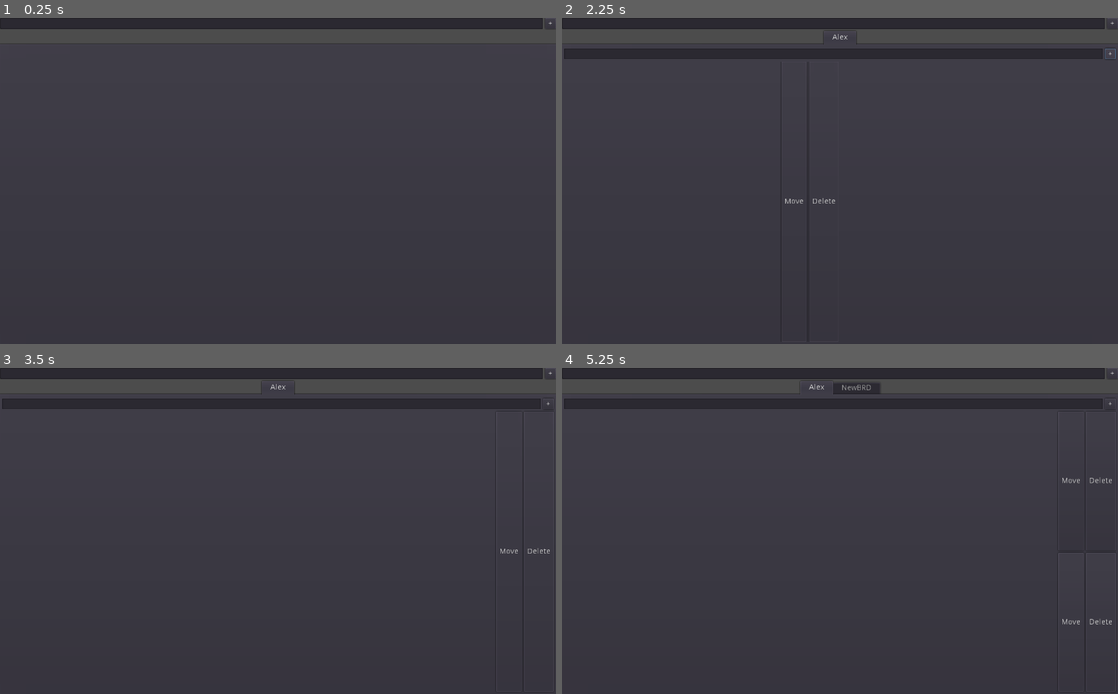
Above: before the commit, frames 1-4 (two rows, left to right).
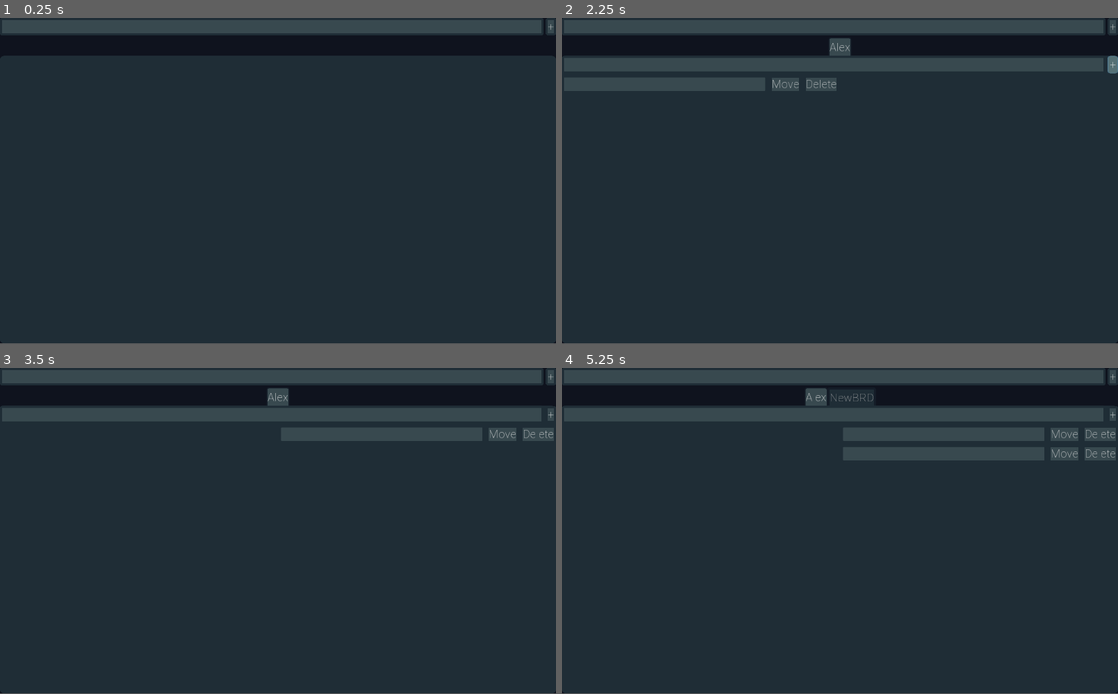
Above: after the commit, the same moments.

Repository: FunNoober/BRD-Sharp
Game: Godot game, scene res://assets/scenes/Main.tscn
Same seed, same stepped clock (60 frames per second), same inputs: the game is played once before the commit and once after it.
Inputs (mouse positions are in pixels of both pictures, inside the frame that each line leads up to):
- Up to frame 1 (0.25 s): no input
- Up to frame 2 (2.25 s): click (834, 24) at 0.52 s; type "Alex" at 0.6 s; click "+" at 1.25 s; click "+" at 2 s
- Up to frame 3 (3.5 s): click "Move" at 2.75 s
- Up to frame 4 (5.25 s): click "+" at 3.5 s; click "+" at 4.25 s; click "Move" at 5 s
In our replay, the window is 800x469 before the commit and 800x468 after it. These sizes can differ from the game's own. Grey fills any space a smaller window leaves; there, only what the larger window draws over its background counts as a difference.

The runs differ from the first frame. In frame 1, 87% of the frame differs, in the area x 0-100%, y 0-100%; in frame 2, 79%; in frame 3, 79%; in frame 4, 77%.

Commit message:
Theming

Diff:
--- a/assets/prefabs/NewBRD.tscn
+++ b/assets/prefabs/NewBRD.tscn
@@ -1,10 +1,12 @@
-[gd_scene load_steps=2 format=2]
+[gd_scene load_steps=3 format=2]
 
 [ext_resource path="res://scripts/NewBRD.gd" type="Script" id=1]
+[ext_resource path="res://assets/themes/MainTheme.tres" type="Theme" id=2]
 
 [node name="NewBRD" type="Tabs"]
 anchor_right = 1.0
 anchor_bottom = 1.0
+theme = ExtResource( 2 )
 script = ExtResource( 1 )
 
 [node name="VBoxContainer" type="VBoxContainer" parent="."]
@@ -15,21 +17,21 @@
 
 [node name="HBoxContainer" type="HBoxContainer" parent="VBoxContainer"]
 margin_right = 1024.0
-margin_bottom = 20.0
+margin_bottom = 27.0
 
-[node name="NewItemText" type="TextEdit" parent="VBoxContainer/HBoxContainer"]
-margin_right = 1000.0
-margin_bottom = 20.0
+[node name="NewItemText" type="LineEdit" parent="VBoxContainer/HBoxContainer"]
+margin_right = 1003.0
+margin_bottom = 27.0
 size_flags_horizontal = 3
 
 [node name="AddItemButton" type="Button" parent="VBoxContainer/HBoxContainer"]
-margin_left = 1004.0
+margin_left = 1007.0
 margin_right = 1024.0
-margin_bottom = 20.0
+margin_bottom = 27.0
 text = "+"
 
 [node name="Columns" type="HBoxContainer" parent="VBoxContainer"]
-margin_top = 24.0
+margin_top = 31.0
 margin_right = 1024.0
 margin_bottom = 600.0
 size_flags_horizontal = 3
@@ -37,13 +39,13 @@
 
 [node name="ToDoColumnScrollContainer" type="ScrollContainer" parent="VBoxContainer/Columns"]
 margin_right = 510.0
-margin_bottom = 576.0
+margin_bottom = 569.0
 size_flags_horizontal = 3
 size_flags_vertical = 3
 
 [node name="ToDoColumn" type="VBoxContainer" parent="VBoxContainer/Columns/ToDoColumnScrollContainer"]
 margin_right = 510.0
-margin_bottom = 576.0
+margin_bottom = 569.0
 rect_pivot_offset = Vector2( -454, 111 )
 size_flags_horizontal = 3
 size_flags_vertical = 3
@@ -51,7 +53,7 @@
 [node name="DoneColumn" type="VBoxContainer" parent="VBoxContainer/Columns"]
 margin_left = 514.0
 margin_right = 1024.0
-margin_bottom = 576.0
+margin_bottom = 569.0
 rect_pivot_offset = Vector2( -454, 111 )
 size_flags_horizontal = 3
 size_flags_vertical = 3
--- a/assets/prefabs/NewItem.tscn
+++ b/assets/prefabs/NewItem.tscn
@@ -1,37 +1,37 @@
-[gd_scene load_steps=2 format=2]
+[gd_scene load_steps=3 format=2]
 
 [ext_resource path="res://scripts/NewItem.gd" type="Script" id=1]
+[ext_resource path="res://assets/themes/MainTheme.tres" type="Theme" id=2]
 
 [node name="NewItem" type="HBoxContainer"]
 anchor_right = 1.0
 anchor_bottom = 1.0
-size_flags_horizontal = 3
-size_flags_vertical = 3
+margin_bottom = -573.0
+theme = ExtResource( 2 )
 script = ExtResource( 1 )
 
 [node name="Contents" type="Label" parent="."]
-margin_top = 293.0
-margin_right = 833.0
-margin_bottom = 307.0
+margin_right = 845.0
+margin_bottom = 27.0
 size_flags_horizontal = 3
 size_flags_vertical = 6
 
 [node name="MoveButton" type="Button" parent="."]
-margin_left = 837.0
-margin_right = 884.0
-margin_bottom = 600.0
+margin_left = 849.0
+margin_right = 893.0
+margin_bottom = 27.0
 text = "Move"
 
 [node name="OpenButton" type="Button" parent="."]
-margin_left = 888.0
-margin_right = 965.0
-margin_bottom = 600.0
+margin_left = 897.0
+margin_right = 973.0
+margin_bottom = 27.0
 text = "Open Link"
 
 [node name="DeleteButton" type="Button" parent="."]
-margin_left = 969.0
+margin_left = 977.0
 margin_right = 1024.0
-margin_bottom = 600.0
+margin_bottom = 27.0
 text = "Delete"
 
 [connection signal="pressed" from="MoveButton" to="." method="_on_MoveButton_pressed"]
--- a/assets/scenes/Main.tscn
+++ b/assets/scenes/Main.tscn
@@ -1,10 +1,16 @@
-[gd_scene load_steps=2 format=2]
+[gd_scene load_steps=4 format=2]
 
+[ext_resource path="res://assets/themes/MainTheme.tres" type="Theme" id=1]
 [ext_resource path="res://scripts/Main.gd" type="Script" id=2]
+
+[sub_resource type="Environment" id=1]
+background_mode = 1
+background_color = Color( 0.0627451, 0.0784314, 0.121569, 1 )
 
 [node name="Main" type="Control"]
 anchor_right = 1.0
 anchor_bottom = 1.0
+theme = ExtResource( 1 )
 script = ExtResource( 2 )
 
 [node name="MainContainer" type="VBoxContainer" parent="."]
@@ -13,26 +19,30 @@
 
 [node name="TopMainBar" type="HBoxContainer" parent="MainContainer"]
 margin_right = 1024.0
-margin_bottom = 20.0
+margin_bottom = 32.0
 
-[node name="NewBRDText" type="TextEdit" parent="MainContainer/TopMainBar"]
-margin_right = 1000.0
-margin_bottom = 20.0
+[node name="NewBRDText" type="LineEdit" parent="MainContainer/TopMainBar"]
+margin_right = 1001.0
+margin_bottom = 32.0
 size_flags_horizontal = 3
 size_flags_vertical = 3
 
 [node name="AddBRDButton" type="Button" parent="MainContainer/TopMainBar"]
-margin_left = 1004.0
+margin_left = 1005.0
 margin_right = 1024.0
-margin_bottom = 20.0
+margin_bottom = 32.0
 size_flags_vertical = 3
 text = "+"
 
 [node name="BRDTabs" type="TabContainer" parent="MainContainer"]
-margin_top = 24.0
+margin_top = 36.0
 margin_right = 1024.0
 margin_bottom = 600.0
 size_flags_horizontal = 3
 size_flags_vertical = 3
+theme = ExtResource( 1 )
+
+[node name="Camera" type="Camera" parent="."]
+environment = SubResource( 1 )
 
 [connection signal="pressed" from="MainContainer/TopMainBar/AddBRDButton" to="." method="_on_AddBRDButton_pressed"]
--- /dev/null
+++ b/assets/themes/MainTheme.tres
@@ -0,0 +1,103 @@
+[gd_resource type="Theme" load_steps=11 format=2]
+
+[ext_resource path="res://Roboto-Thin.ttf" type="DynamicFontData" id=1]
+
+[sub_resource type="StyleBoxFlat" id=3]
+bg_color = Color( 0.341176, 0.447059, 0.466667, 1 )
+border_color = Color( 0.12549, 0.180392, 0.215686, 1 )
+corner_radius_top_left = 6
+corner_radius_top_right = 6
+corner_radius_bottom_right = 6
+corner_radius_bottom_left = 6
+
+[sub_resource type="StyleBoxFlat" id=2]
+bg_color = Color( 0.223529, 0.290196, 0.313726, 1 )
+border_width_left = 4
+border_width_top = 4
+border_width_right = 4
+border_width_bottom = 4
+border_color = Color( 0.12549, 0.180392, 0.215686, 1 )
+corner_radius_top_left = 4
+corner_radius_top_right = 4
+corner_radius_bottom_right = 4
+corner_radius_bottom_left = 4
+anti_aliasing = false
+
+[sub_resource type="StyleBoxFlat" id=4]
+bg_color = Color( 0.12549, 0.180392, 0.215686, 1 )
+border_width_left = 4
+border_width_top = 4
+border_width_right = 4
+border_width_bottom = 4
+border_color = Color( 0.12549, 0.180392, 0.215686, 1 )
+corner_radius_top_left = 4
+corner_radius_top_right = 4
+corner_radius_bottom_right = 4
+corner_radius_bottom_left = 4
+anti_aliasing = false
+
+[sub_resource type="StyleBoxFlat" id=6]
+bg_color = Color( 0.223529, 0.290196, 0.313726, 1 )
+border_width_left = 4
+border_width_top = 4
+border_width_right = 4
+border_width_bottom = 4
+border_color = Color( 0.12549, 0.180392, 0.215686, 1 )
+corner_radius_top_left = 4
+corner_radius_top_right = 4
+corner_radius_bottom_right = 4
+corner_radius_bottom_left = 4
+
+[sub_resource type="StyleBoxFlat" id=5]
+bg_color = Color( 0.223529, 0.290196, 0.313726, 1 )
+border_width_left = 4
+border_width_top = 4
+border_width_right = 4
+border_width_bottom = 4
+border_color = Color( 0.12549, 0.180392, 0.215686, 1 )
+corner_radius_top_left = 4
+corner_radius_top_right = 4
+corner_radius_bottom_right = 4
+corner_radius_bottom_left = 4
+
+[sub_resource type="StyleBoxFlat" id=7]
+bg_color = Color( 0.12549, 0.180392, 0.215686, 1 )
+corner_radius_top_left = 8
+corner_radius_top_right = 8
+corner_radius_bottom_right = 8
+corner_radius_bottom_left = 8
+
+[sub_resource type="StyleBoxFlat" id=8]
+bg_color = Color( 0.12549, 0.180392, 0.215686, 1 )
+border_width_left = 4
+border_width_top = 4
+border_width_right = 4
+border_color = Color( 0.0823529, 0.113725, 0.156863, 1 )
+corner_radius_top_left = 4
+corner_radius_top_right = 4
+
+[sub_resource type="StyleBoxFlat" id=9]
+bg_color = Color( 0.223529, 0.290196, 0.313726, 1 )
+border_width_left = 2
+border_width_top = 2
+border_width_right = 2
+border_color = Color( 0.0823529, 0.113725, 0.156863, 1 )
+corner_radius_top_left = 4
+corner_radius_top_right = 4
+
+[sub_resource type="DynamicFont" id=1]
+size = 20
+use_mipmaps = true
+use_filter = true
+font_data = ExtResource( 1 )
+
+[resource]
+default_font = SubResource( 1 )
+Button/styles/hover = SubResource( 3 )
+Button/styles/normal = SubResource( 2 )
+Button/styles/pressed = SubResource( 4 )
+Label/styles/normal = SubResource( 6 )
+LineEdit/styles/normal = SubResource( 5 )
+TabContainer/styles/panel = SubResource( 7 )
+TabContainer/styles/tab_bg = SubResource( 8 )
+TabContainer/styles/tab_fg = SubResource( 9 )
--- a/project.godot
+++ b/project.godot
@@ -10,29 +10,13 @@
 
 [application]
 
-config/name="Project-BRD"
+config/name="Project- Brd 2"
 run/main_scene="res://assets/scenes/Main.tscn"
 config/icon="res://icon.png"
-config/windows_native_icon="res://icon.ico"
 
 [display]
 
-window/stretch/mode="2d"
-
-[input]
-
-ui_accept={
-"deadzone": 0.5,
-"events": [ Object(InputEventKey,"resource_local_to_scene":false,"resource_name":"","device":0,"alt":false,"shift":false,"control":false,"meta":false,"command":false,"pressed":false,"scancode":16777221,"physical_scancode":0,"unicode":0,"echo":false,"script":null)
-, Object(InputEventKey,"resource_local_to_scene":false,"resource_name":"","device":0,"alt":false,"shift":false,"control":false,"meta":false,"command":false,"pressed":false,"scancode":16777222,"physical_scancode":0,"unicode":0,"echo":false,"script":null)
-, Object(InputEventJoypadButton,"resource_local_to_scene":false,"resource_name":"","device":0,"button_index":0,"pressure":0.0,"pressed":false,"script":null)
- ]
-}
-ui_click={
-"deadzone": 0.5,
-"events": [ Object(InputEventMouseButton,"resource_local_to_scene":false,"resource_name":"","device":0,"alt":false,"shift":false,"control":false,"meta":false,"command":false,"button_mask":0,"position":Vector2( 0, 0 ),"global_position":Vector2( 0, 0 ),"factor":1.0,"button_index":1,"pressed":false,"doubleclick":false,"script":null)
- ]
-}
+window/handheld/orientation="portrait"
 
 [physics]
 
--- a/scripts/Main.gd
+++ b/scripts/Main.gd
@@ -10,6 +10,7 @@
 const brd_main_path = "user://main.brds"
 
 func _ready() -> void:
+
 	var d = Directory.new()
 	if d.file_exists(brd_main_path):
 		var f = File.new()
Binary file added: Roboto-Thin.ttf
Binary file changed: icon.png
